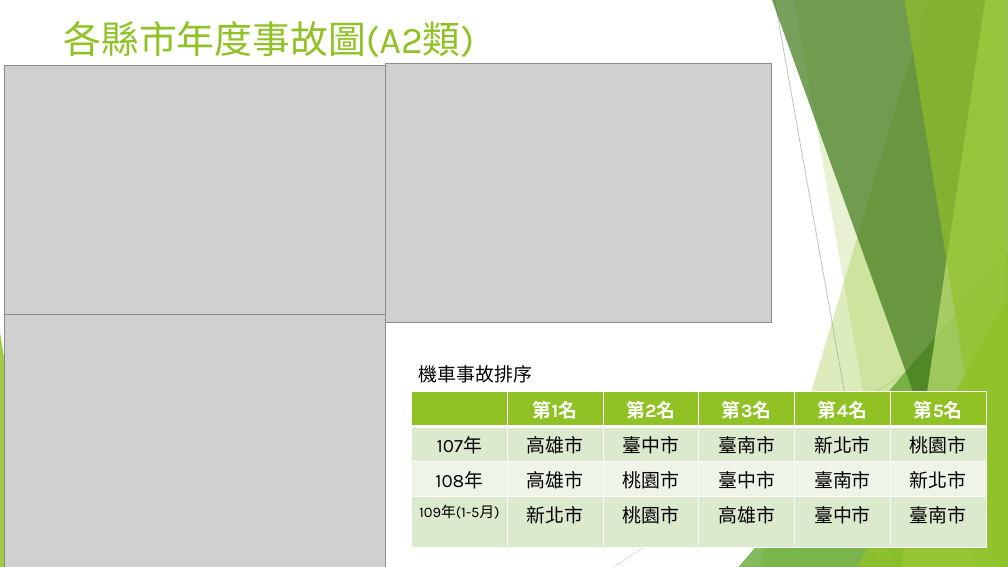
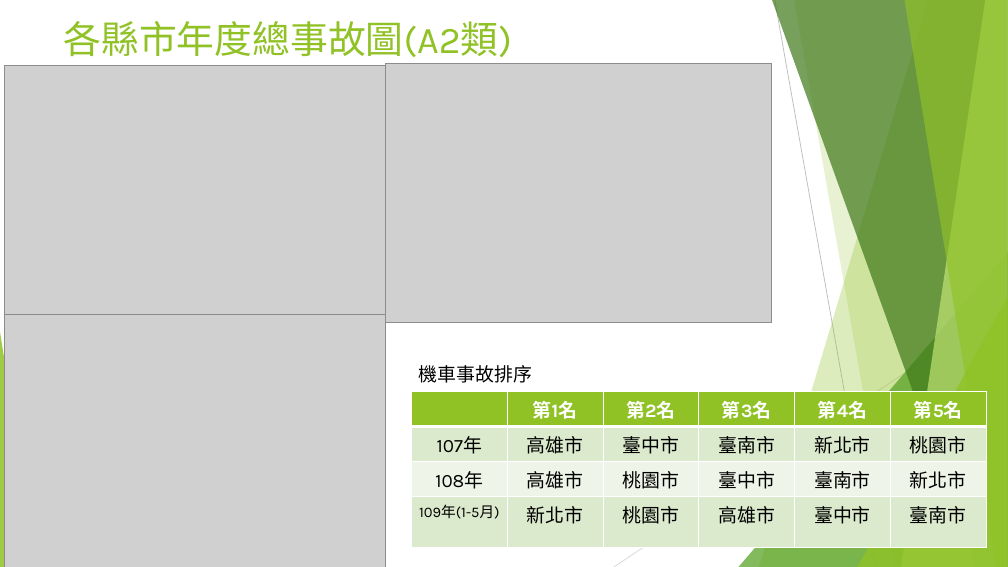
Before and after one commit to ooxx2500/python-sql-for-test, a slide deck: slide 8 of python/專題報告/專題報告-台灣交通事故.pptx (slide 7 before the commit). Drawn at 1008x567 pixels with LibreOffice and Linux fonts; fonts in the diff are those of the drawing; grey boxes stand for pictures. Boxes give left, top, right and bottom in pixels: in the first picture for what was removed or moved away, otherwise in the second. Text is boxed around its words. In the diff, an @@ line names an element or a change of style, - is before the commit and + after.

```diff
--- a/python/專題報告/專題報告-台灣交通事故.pptx
+++ b/python/專題報告/專題報告-台灣交通事故.pptx
@@ title at (64,21,512,64): text changed @@
-各縣市年度事故圖(A2類)
+各縣市年度總事故圖(A2類)
```
Also in this commit, not shown: 5 other slides changed, 1 slide added, 2 other files.
